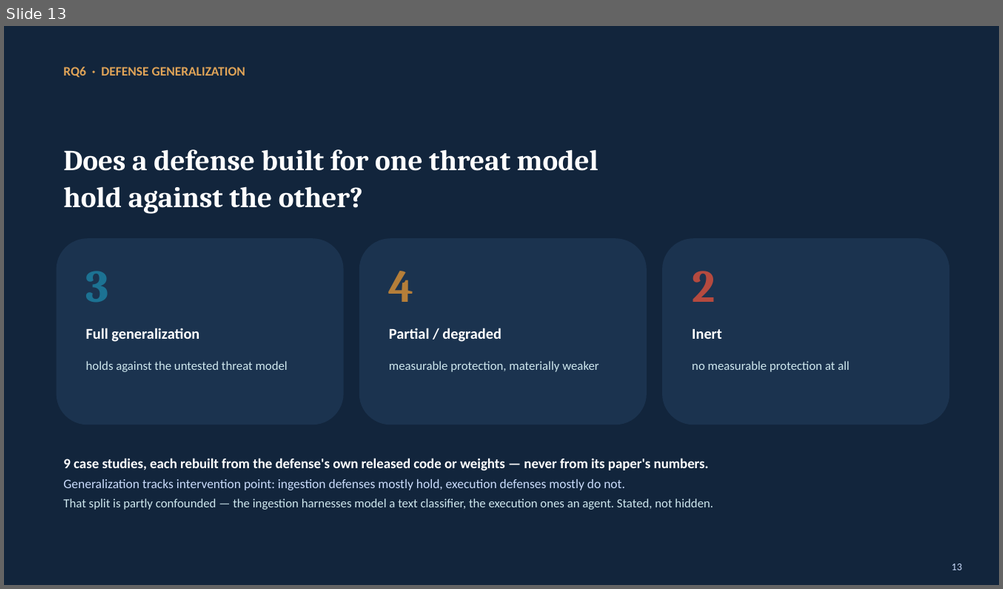
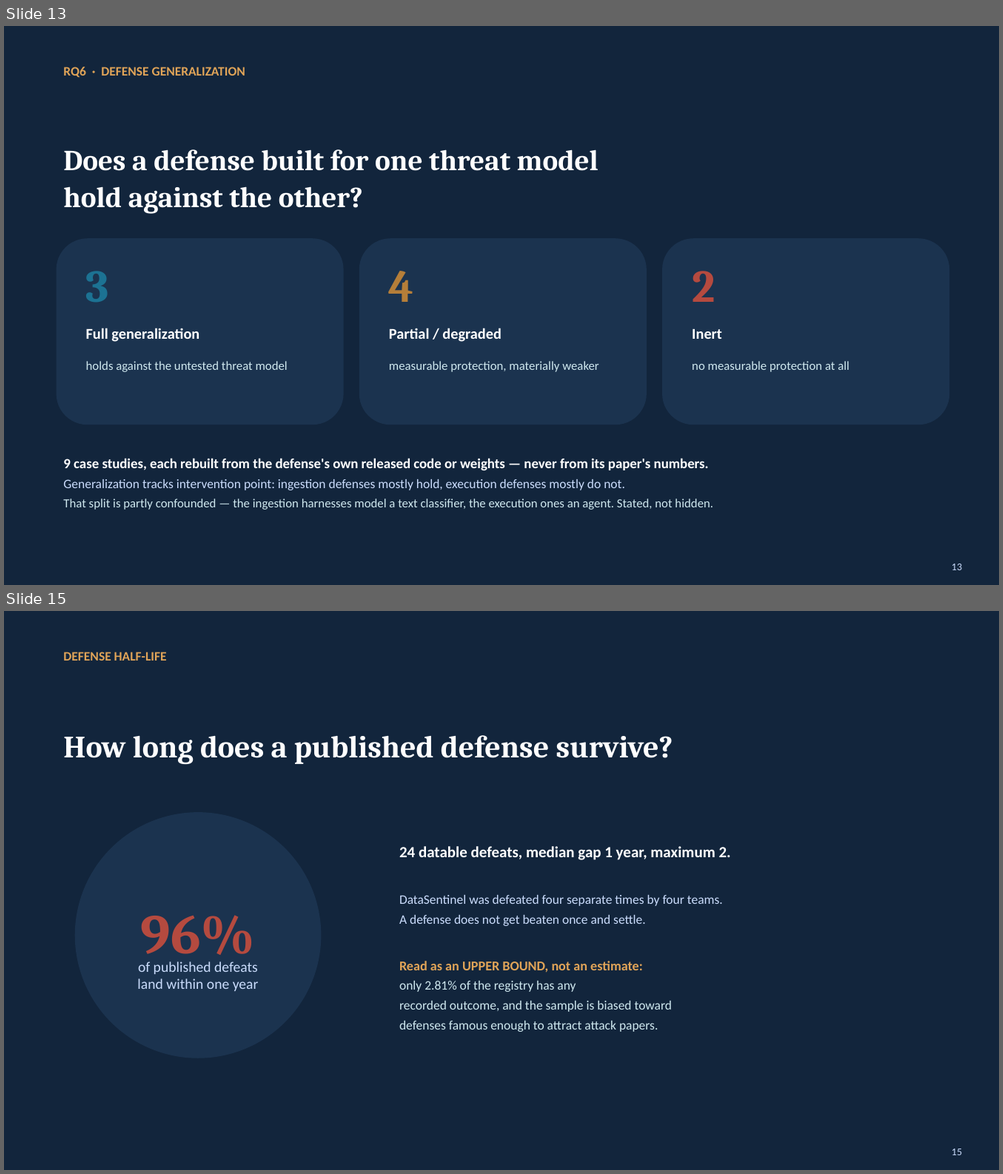
Before and after one commit to Nyamtulla/context_poison, a slide deck: context_sok_results_presentation.pptx. Shown one above the other, each under a label of ours: slide 13 before the commit, slides 13 and 15 after it; the slides between them are not shown. The pictures are 1003x589 and 1003x1174 pixels, drawn with LibreOffice and Linux fonts; fonts in the diff are those of the drawing. Boxes give left, top, right and bottom in pixels: in the first picture for what was removed or moved away, otherwise in the second. Text is boxed around its words. In the diff, an @@ line names an element or a change of style, - is before the commit and + after.

```diff
--- a/context_sok_results_presentation.pptx
+++ b/context_sok_results_presentation.pptx
@@ slide 15 added at [4, 611, 999, 1170], background #12253C @@
@@ text added at [63, 652, 167, 661], 12.5 pt, text #E0A458, bold @@
+DEFENSE HALF-LIFE
@@ text added at [63, 735, 673, 765], 30 pt, text #FFFFFF, bold @@
+How long does a published defense survive?
@@ ellipse added at [75, 812, 321, 1059], fill #1B334F @@
@@ text added at [399, 846, 731, 1032], 12.5 pt, text #CFE8EF @@
+24 datable defeats, median gap 1 year, maximum 2.
+DataSentinel was defeated four separate times by four teams.
+A defense does not get beaten once and settle.
+Read as an UPPER BOUND, not an estimate:
+only 2.81% of the registry has any
+recorded outcome, and the sample is biased toward
+defenses famous enough to attract attack papers.
@@ text added at [141, 915, 256, 965], 54 pt, text #B54A3F, bold @@
+96%
@@ text added at [137, 962, 259, 991], 14 pt, text #CADCFC @@
+of published defeats
+land within one year
@@ text added at [951, 1149, 962, 1156], 10 pt, text #CADCFC @@
+15
```
Also in this commit, not shown: 4 slides changed, 3 other slides added, 30 other files.
